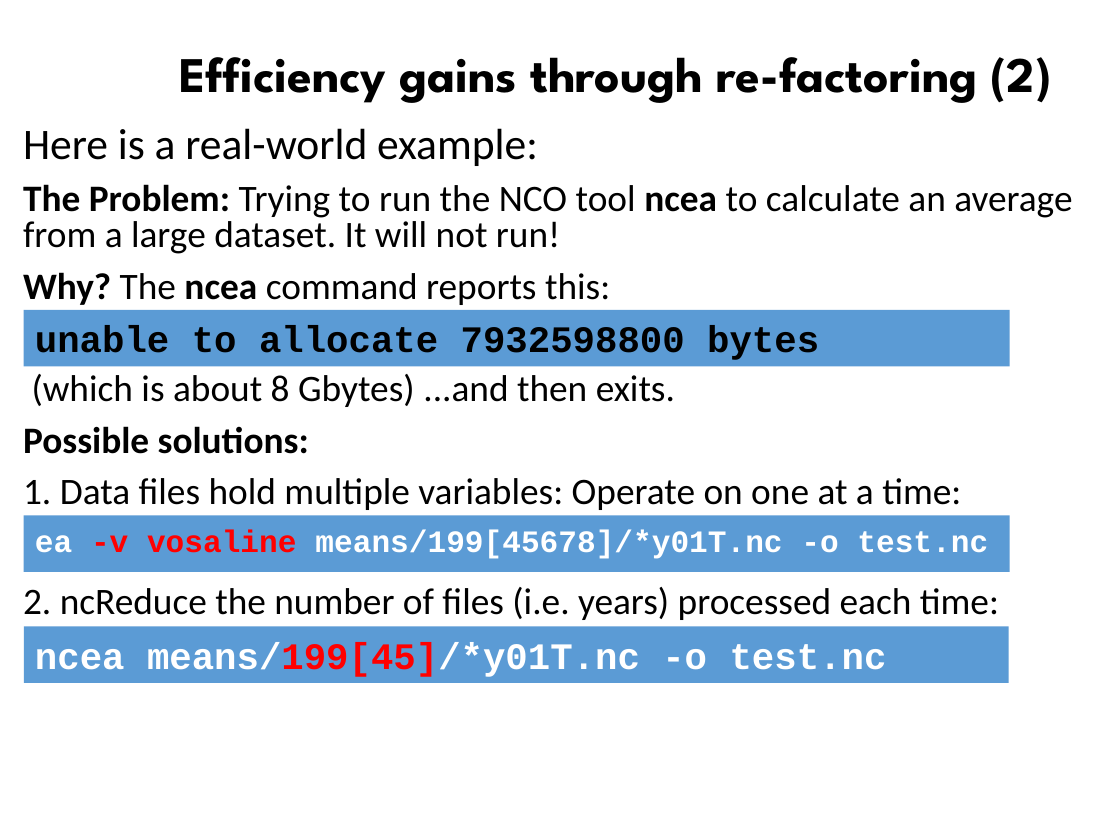
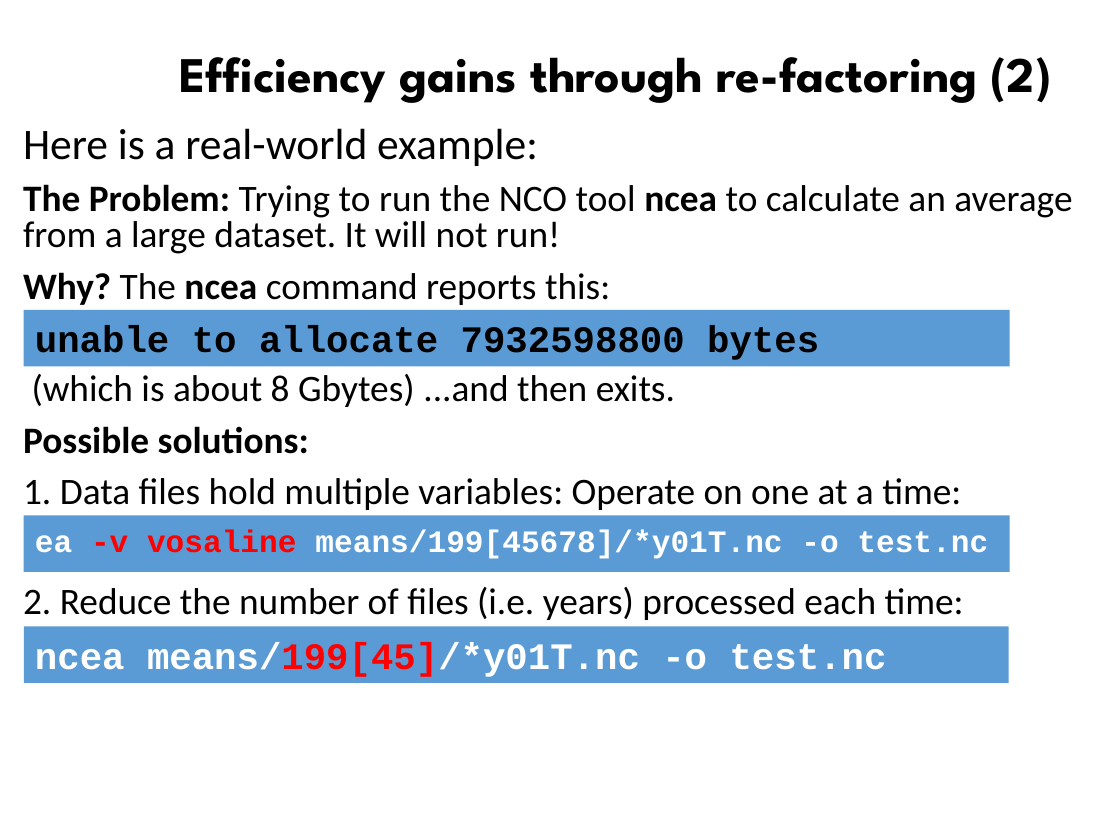
Before and after one commit to ncasuk/ncas-isc, a slide deck: slide 29 of overview_presentations/Parallel_Processing_Large_Data.pptx (slide 28 before the commit). Drawn at 1120x840 pixels with LibreOffice and Linux fonts; fonts in the diff are those of the drawing; background and template pictures are left out. Boxes give left, top, right and bottom in pixels: in the first picture for what was removed or moved away, otherwise in the second. Text is boxed around its words. In the diff, an @@ line names an element or a change of style, - is before the commit and + after.

```diff
--- a/overview_presentations/Parallel_Processing_Large_Data.pptx
+++ b/overview_presentations/Parallel_Processing_Large_Data.pptx
@@ text at (23, 587, 964, 620): text changed @@
-2. ncReduce the number of files (i.e. years) processed each time:
+2. Reduce the number of files (i.e. years) processed each time:
```
Also in this commit, not shown: 1 other slide changed, 1 slide added, 1 other file.
